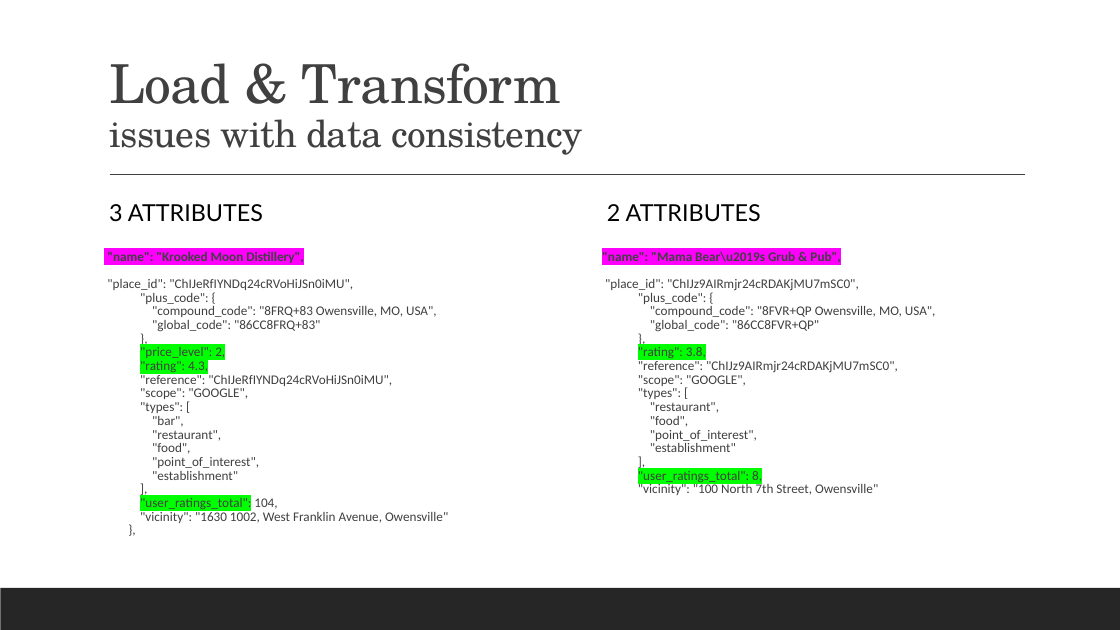
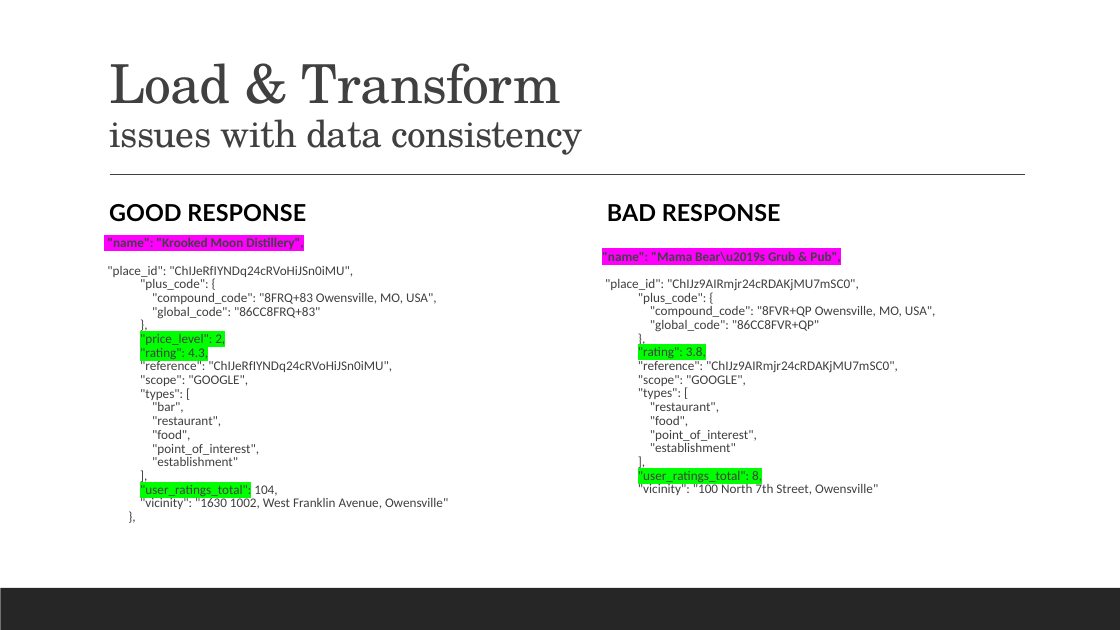
Before and after one commit to YGroza83/Restaurant_Ratings_over_Map, a slide deck: slide 4 of Restaurant Rating Model.pptx. Drawn at 1120x630 pixels with LibreOffice and Linux fonts; fonts in the diff are those of the drawing. Boxes give left, top, right and bottom in pixels: in the first picture for what was removed or moved away, otherwise in the second. Text is boxed around its words. In the diff, an @@ line names an element or a change of style, - is before the commit and + after.

```diff
--- a/Restaurant Rating Model.pptx
+++ b/Restaurant Rating Model.pptx
@@ text at <box>109,204,306,222</box>: text changed; bold on @@
-3 ATTRIBUTES
+GOOD RESPONSE
@@ text at <box>607,204,781,222</box>: text changed; bold on @@
-2 ATTRIBUTES
+BAD RESPONSE
@@ text ""name": "Krooked Moon Distillery",": place and size @@
-text ""name": "Krooked Moon Distillery"," at <box>107,251,448,523</box>
+text ""name": "Krooked Moon Distillery"," at <box>107,237,448,509</box>
```
Also in this commit, not shown: 1 other slide changed, 5 other files.
